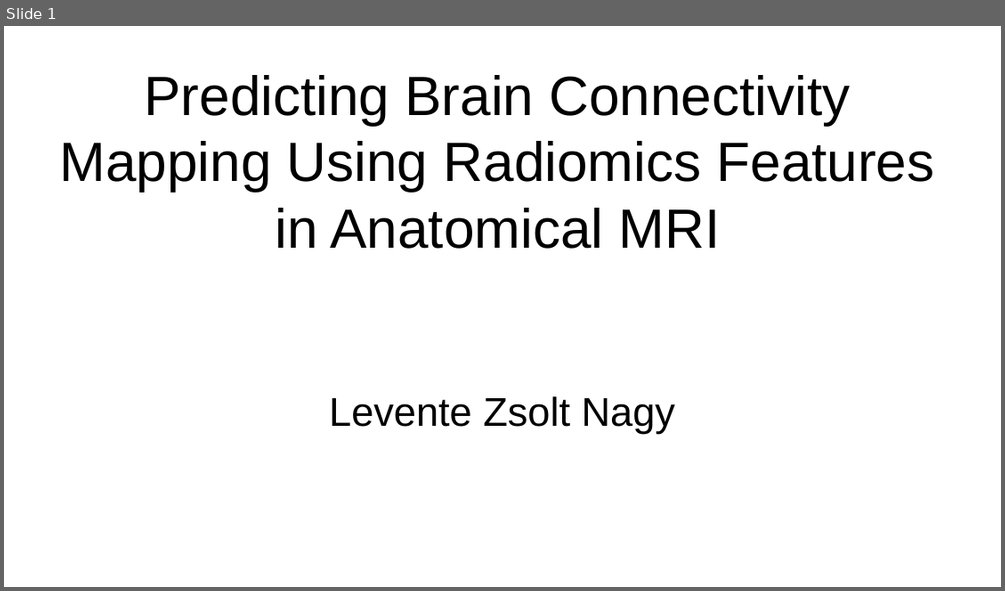
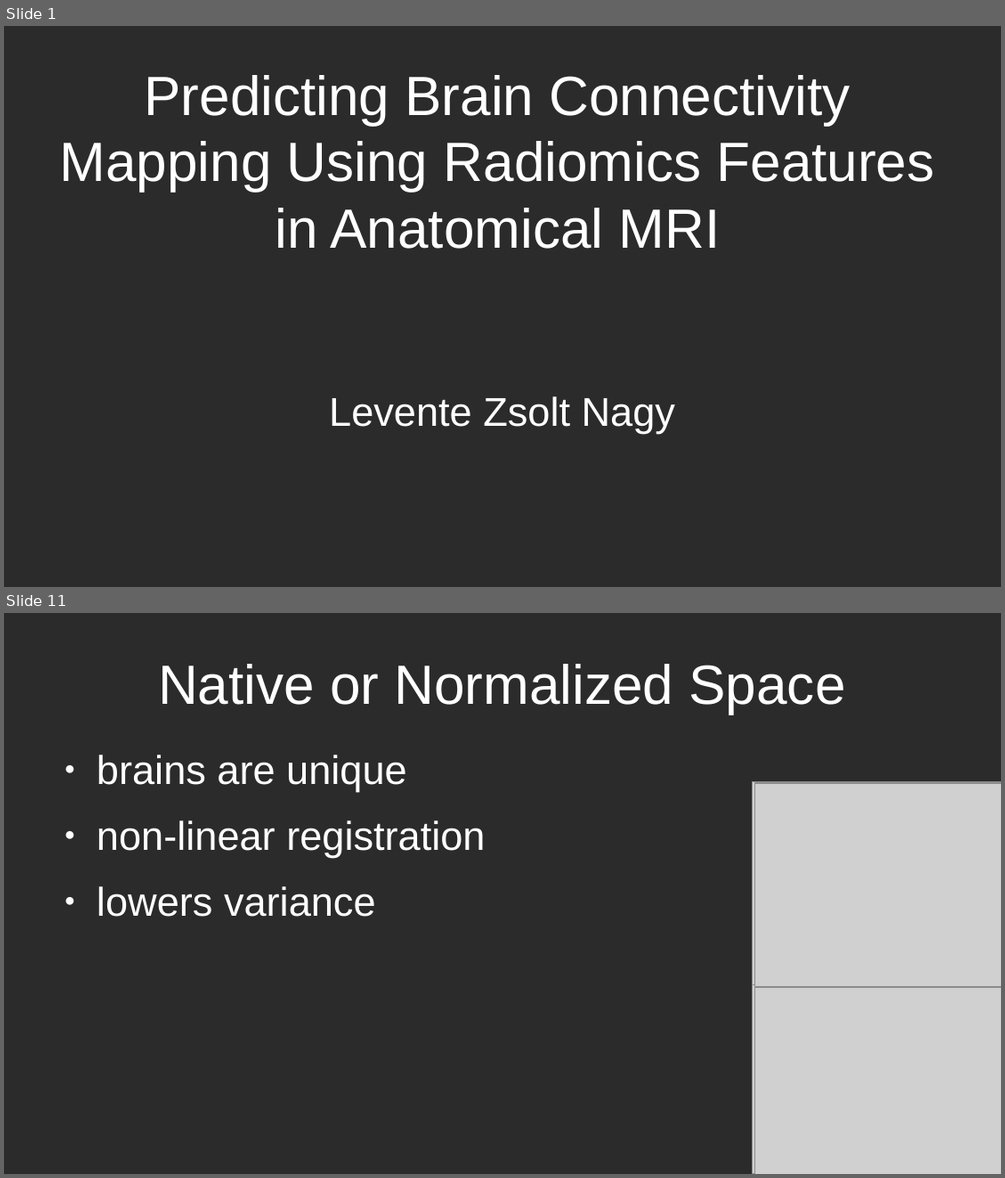
Before and after one commit to nlevi-dev/UPC-MasterThesis, a slide deck: Presentation.odp. Shown one above the other, each under a label of ours: slide 1 before the commit, slides 1 and 11 after it; the slides between them are not shown. The pictures are 1005x591 and 1005x1178 pixels, drawn with LibreOffice and Linux fonts; fonts in the diff are those of the drawing; grey boxes stand for pictures; background and template pictures are left out; a plain dark background stands for a picture behind light text. Boxes give left, top, right and bottom in pixels: in the first picture for what was removed or moved away, otherwise in the second. Text is boxed around its words. In the diff, an @@ line names an element or a change of style, - is before the commit and + after.

```diff
--- a/Presentation.odp
+++ b/Presentation.odp
@@ slide 11 added at (x1=4, y1=613, x2=1001, y2=1174), background picture (left out) @@
@@ title added at (x1=158, y1=664, x2=846, y2=714), 44 pt, text #FFFFFF @@
+Native or Normalized Space
@@ text added at (x1=97, y1=755, x2=485, y2=916), 32 pt, text #FFFFFF @@
+● brains are unique
+● non-linear registration
+● lowers variance
@@ picture added at (x1=752, y1=781, x2=1001, y2=985) @@
@@ picture added at (x1=755, y1=783, x2=1001, y2=987) @@
@@ picture added at (x1=752, y1=985, x2=1001, y2=1174) @@
@@ picture added at (x1=755, y1=987, x2=1001, y2=1174) @@
@@ slide 1 changed as well @@
@@ background #FFFFFF to picture (left out) @@
@@ title "Predicting Brain Connectivity Mapping Using ..." at (x1=60, y1=75, x2=935, y2=248): text colour #000000 to #FFFFFF @@
@@ subtitle "Levente Zsolt Nagy" at (x1=329, y1=396, x2=675, y2=434): text colour #000000 to #FFFFFF @@
```
Also in this commit, not shown: 24 other slides added, 1 slide removed.
